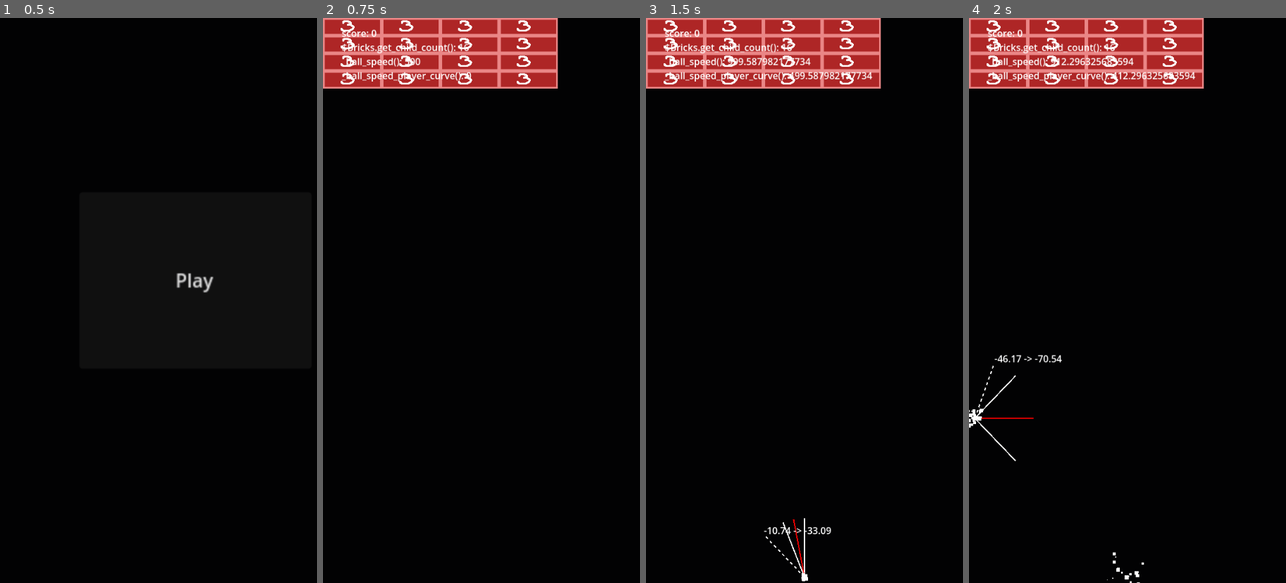
Above: before the commit, frames 1-4 (left to right).
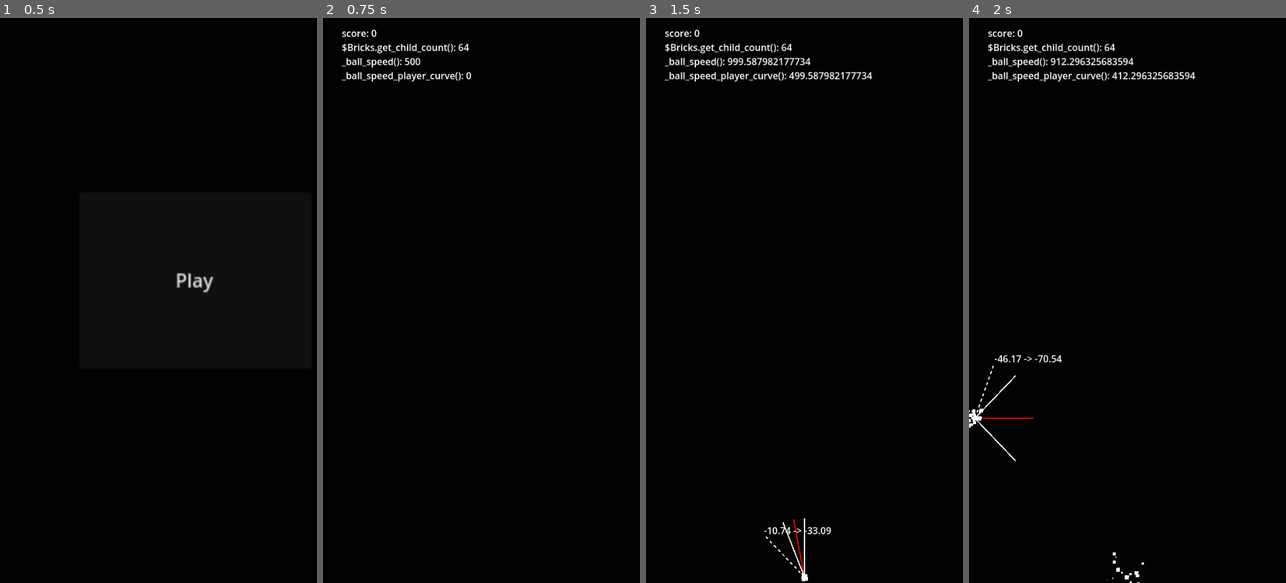
Above: after the commit, the same moments.

Repository: arunas-cesonis/pingpong2
Game: Godot game, scene res://main.tscn
Same seed, same stepped clock (60 frames per second), same inputs: the game is played once before the commit and once after it.
Inputs:
- Up to frame 1 (0.5 s): no input
- Up to frame 2 (0.75 s): click "Play" at 0.5 s
- Up to frame 3 (1.5 s): tap Enter at 1.25 s; hold D (MoveRight) from 1.28 s (still down)
- Up to frame 4 (2 s): keep holding D (MoveRight)

Frame 1 is identical in both runs. In frame 2, 9.1% of the frame differs, in the area x 0-75%, y 0-13%; in frame 3, 9.1%; in frame 4, 9.1%.

Commit message:
Remove pong

Diff:
--- a/brick.gd
+++ b/brick.gd
@@ -12,8 +12,7 @@
 signal finished()
 
 func _update_health_visuals() -> void:
-	var name := str(health-1)
-	$DemoBrick.play(name)
+	pass
 
 func is_dead() -> bool:
 	return get_status() == Status.DEAD
--- a/brick.tscn
+++ b/brick.tscn
@@ -1,49 +1,9 @@
-[gd_scene load_steps=8 format=3 uid="uid://bd2vvxg46gdxp"]
+[gd_scene load_steps=3 format=3 uid="uid://bd2vvxg46gdxp"]
 
 [ext_resource type="Script" path="res://brick.gd" id="1_gwsqq"]
-[ext_resource type="Texture2D" uid="uid://b6a5vmo0jivk4" path="res://demo_brick.png" id="2_m8c4d"]
 
 [sub_resource type="RectangleShape2D" id="RectangleShape2D_br3nh"]
-size = Vector2(100, 30)
-
-[sub_resource type="AtlasTexture" id="AtlasTexture_ywuyu"]
-atlas = ExtResource("2_m8c4d")
-region = Rect2(0, 0, 100, 30)
-
-[sub_resource type="AtlasTexture" id="AtlasTexture_dlmvk"]
-atlas = ExtResource("2_m8c4d")
-region = Rect2(0, 30, 100, 30)
-
-[sub_resource type="AtlasTexture" id="AtlasTexture_h4yso"]
-atlas = ExtResource("2_m8c4d")
-region = Rect2(0, 60, 100, 30)
-
-[sub_resource type="SpriteFrames" id="SpriteFrames_cpm8p"]
-animations = [{
-"frames": [{
-"duration": 1.0,
-"texture": SubResource("AtlasTexture_ywuyu")
-}],
-"loop": true,
-"name": &"0",
-"speed": 5.0
-}, {
-"frames": [{
-"duration": 1.0,
-"texture": SubResource("AtlasTexture_dlmvk")
-}],
-"loop": true,
-"name": &"1",
-"speed": 5.0
-}, {
-"frames": [{
-"duration": 1.0,
-"texture": SubResource("AtlasTexture_h4yso")
-}],
-"loop": true,
-"name": &"2",
-"speed": 5.0
-}]
+size = Vector2(32, 32)
 
 [node name="Brick" type="AnimatableBody2D"]
 sync_to_physics = false
@@ -51,7 +11,3 @@
 
 [node name="CollisionShape2D" type="CollisionShape2D" parent="."]
 shape = SubResource("RectangleShape2D_br3nh")
-
-[node name="DemoBrick" type="AnimatedSprite2D" parent="."]
-sprite_frames = SubResource("SpriteFrames_cpm8p")
-animation = &"2"
--- a/bricks.gd
+++ b/bricks.gd
@@ -3,7 +3,7 @@
 const BrickTscn = preload("res://brick.tscn")
 const Brick = preload("res://brick.gd")
 
-var bricks_w := 4
+var bricks_w := 16
 var bricks_h := 4
 
 # Called when the node enters the scene tree for the first time.
@@ -14,7 +14,7 @@
 			var brick: Brick = BrickTscn.instantiate()
 			if rect.size.is_zero_approx():
 				rect = brick.get_rect()
-			brick.position = rect.position * -1.0 + rect.size * Vector2(x, y)
+			brick.position = rect.position * -0.5 + rect.size * Vector2(x, y)
 			add_child(brick)
 	pass # Replace with function body.
 
Binary file removed: demo_brick.png
Not shown, removed: demo_brick.png.import
